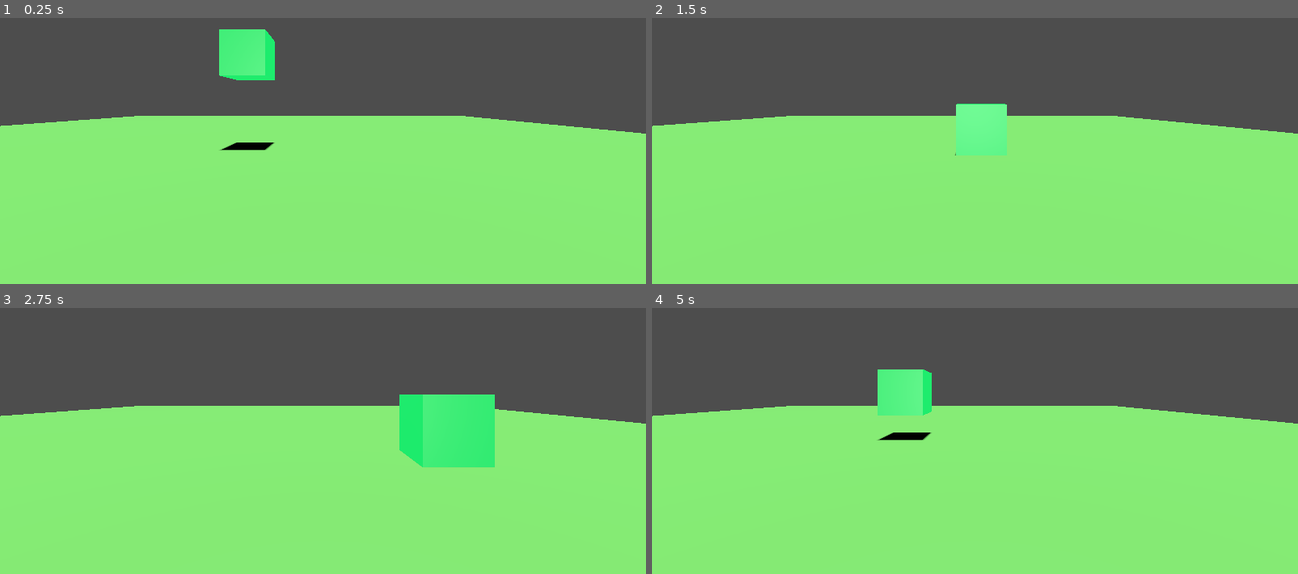
Above: before the commit, frames 1-4 (two rows, left to right).
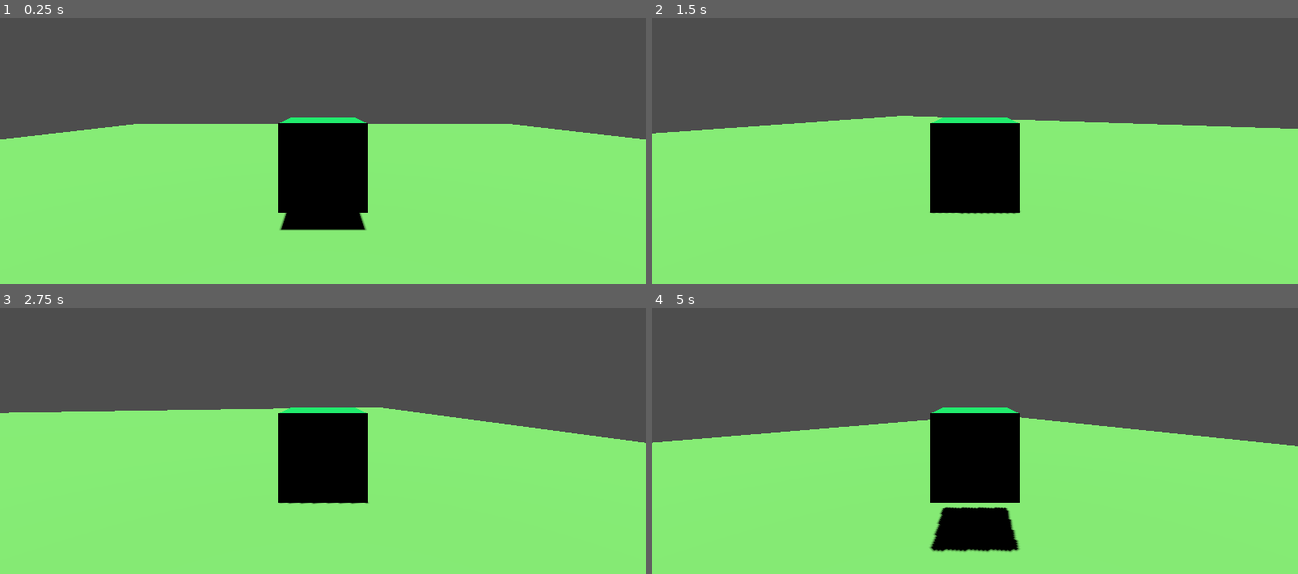
Above: after the commit, the same moments.

Repository: xcoderioslearn/test_3d_level
Game: Godot game, scene res://main.tscn
The game is run twice, just before and just after one commit, with the same random seed, the same clock (stepped at 60 frames per second) and the same inputs.
Inputs (mouse positions are in pixels of both pictures, inside the frame that each line leads up to):
- Up to frame 1 (0.25 s): no input
- Up to frame 2 (1.5 s): tap Enter (ui_accept) at 0.5, 0.77 s; move the mouse to (1117, 84) at 0.52 s; hold Right (ui_right) 0.53-1.28 s; click (1117, 84) at 0.67 s; move the mouse to (845, 121) at 1.27 s; hold Down (ui_down) from 1.28 s (still down); click (845, 121) at 1.42 s
- Up to frame 3 (2.75 s): tap Enter (ui_accept) at 1.52 s; move the mouse to (387, 313) at 2.02 s; release Down (ui_down) at 2.03 s; hold Right (ui_right) from 2.03 s (still down); click (387, 313) at 2.17 s
- Up to frame 4 (5 s): move the mouse to (942, 464) at 2.77 s; release Right (ui_right) at 2.78 s; hold Up (ui_up) 2.78-3.53 s; click (942, 464) at 2.92 s; tap Enter (ui_accept) at 3.02, 3.77, 4.52 s; move the mouse to (1168, 446) at 3.52 s; hold Left (ui_left) from 3.53 s (still down); click (1168, 446) at 3.67 s; tap Escape at 4.15 s; move the mouse to (781, 337) at 4.27 s; click (781, 337) at 4.42 s

The runs differ from the first frame. In frame 1, 10% of the frame differs, in the area x 0-100%, y 4-80%; in frame 2, 6.9%; in frame 3, 11%; in frame 4, 15%, in the area x 0-100%, y 23-92%.

Commit message:
Camera system with mouse rotation, Top Light only , WASD added in Input

Diff:
--- a/character.gd
+++ b/character.gd
@@ -1,9 +1,23 @@
 extends CharacterBody3D
-
 
 const SPEED = 5.0
 const JUMP_VELOCITY = 4.5
+const MOUSE_SENS = 0.002
+@onready var camera = $Camera3D
+var mouse_locked := true
 
+func _ready() -> void:
+	Input.set_mouse_mode(Input.MOUSE_MODE_CAPTURED)
+
+func _unhandled_input(event: InputEvent) -> void:
+	if event is InputEventKey and event.pressed and event.keycode == KEY_ESCAPE:
+		mouse_locked = false
+		Input.set_mouse_mode(Input.MOUSE_MODE_VISIBLE)
+	elif event is InputEventMouseButton and event.pressed and event.button_index == MOUSE_BUTTON_LEFT and not mouse_locked:
+		mouse_locked = true
+		Input.set_mouse_mode(Input.MOUSE_MODE_CAPTURED)
+	if mouse_locked and event is InputEventMouseMotion:
+		rotate_y(-event.relative.x * MOUSE_SENS)
 
 func _physics_process(delta: float) -> void:
 	if not is_on_floor():
@@ -12,7 +26,7 @@
 		velocity.y = JUMP_VELOCITY
 	var input_dir := Input.get_vector("ui_left", "ui_right", "ui_up", "ui_down")
 	var direction := (transform.basis * Vector3(input_dir.x, 0, input_dir.y)).normalized()
-	if direction:
+	if direction != Vector3.ZERO:
 		velocity.x = direction.x * SPEED
 		velocity.z = direction.z * SPEED
 	else:
--- a/main.tscn
+++ b/main.tscn
@@ -3,15 +3,15 @@
 [ext_resource type="PackedScene" uid="uid://bkkmjrsw8nhju" path="res://inhereted scenes/floor.tscn" id="1_ig7tw"]
 [ext_resource type="PackedScene" uid="uid://d3q1vhdth0gl3" path="res://character.tscn" id="2_0xm2m"]
 
-[node name="Node3D" type="Node3D"]
+[node name="TestLevel" type="Node3D"]
 
-[node name="floor" parent="." instance=ExtResource("1_ig7tw")]
+[node name="Floor" parent="." instance=ExtResource("1_ig7tw")]
 
 [node name="Character" parent="." instance=ExtResource("2_0xm2m")]
-transform = Transform3D(1, 0, 0, 0, 1, 0, 0, 0, 1, 0, 3.49864, 0)
+transform = Transform3D(1, 0, 0, 0, 1, 0, 0, 0, 1, 0, 0.661201, 0)
 
-[node name="Camera3D" type="Camera3D" parent="."]
-transform = Transform3D(1, 0, 0, 0, 1, 0, 0, 0, 1, 3.50093, 2.07459, 11.2821)
+[node name="Camera3D" type="Camera3D" parent="Character"]
+transform = Transform3D(1, 0, 0, 0, 1, 0, 0, 0, 1, 0, 2.5, 6.3)
 
 [node name="Lights" type="Node3D" parent="."]
 
@@ -21,15 +21,20 @@
 
 [node name="Bottom" type="DirectionalLight3D" parent="Lights"]
 transform = Transform3D(1, 0, 0, 0, -4.37114e-08, -1, 0, 1, -4.37114e-08, 0, -100, 0)
+visible = false
 
 [node name="NegativeZ" type="DirectionalLight3D" parent="Lights"]
 transform = Transform3D(1, 0, 0, 0, -1, 8.74228e-08, 0, -8.74228e-08, -1, 0, 0, -71.3)
+visible = false
 
 [node name="Z" type="DirectionalLight3D" parent="Lights"]
 transform = Transform3D(1, 0, 0, 0, 1, 0, 0, 0, 1, 0, 0, 70)
+visible = false
 
 [node name="NegativeX" type="DirectionalLight3D" parent="Lights"]
 transform = Transform3D(-4.37114e-08, 0, -1, 0, 1, 0, 1, 0, -4.37114e-08, -72.3, 0, 0)
+visible = false
 
 [node name="X" type="DirectionalLight3D" parent="Lights"]
 transform = Transform3D(-4.37114e-08, 0, 1, 0, 1, 0, -1, 0, -4.37114e-08, 72.3, 0, 0)
+visible = false
--- a/project.godot
+++ b/project.godot
@@ -14,3 +14,38 @@
 run/main_scene="uid://cvyibhgendbq4"
 config/features=PackedStringArray("4.4", "Forward Plus")
 config/icon="res://icon.svg"
+
+[input]
+
+ui_left={
+"deadzone": 0.5,
+"events": [Object(InputEventKey,"resource_local_to_scene":false,"resource_name":"","device":0,"window_id":0,"alt_pressed":false,"shift_pressed":false,"ctrl_pressed":false,"meta_pressed":false,"pressed":false,"keycode":4194319,"physical_keycode":0,"key_label":0,"unicode":0,"location":0,"echo":false,"script":null)
+, Object(InputEventJoypadButton,"resource_local_to_scene":false,"resource_name":"","device":0,"button_index":13,"pressure":0.0,"pressed":false,"script":null)
+, Object(InputEventJoypadMotion,"resource_local_to_scene":false,"resource_name":"","device":0,"axis":0,"axis_value":-1.0,"script":null)
+, Object(InputEventKey,"resource_local_to_scene":false,"resource_name":"","device":-1,"window_id":0,"alt_pressed":false,"shift_pressed":false,"ctrl_pressed":false,"meta_pressed":false,"pressed":false,"keycode":0,"physical_keycode":65,"key_label":0,"unicode":97,"location":0,"echo":false,"script":null)
+]
+}
+ui_right={
+"deadzone": 0.5,
+"events": [Object(InputEventKey,"resource_local_to_scene":false,"resource_name":"","device":0,"window_id":0,"alt_pressed":false,"shift_pressed":false,"ctrl_pressed":false,"meta_pressed":false,"pressed":false,"keycode":4194321,"physical_keycode":0,"key_label":0,"unicode":0,"location":0,"echo":false,"script":null)
+, Object(InputEventJoypadButton,"resource_local_to_scene":false,"resource_name":"","device":0,"button_index":14,"pressure":0.0,"pressed":false,"script":null)
+, Object(InputEventJoypadMotion,"resource_local_to_scene":false,"resource_name":"","device":0,"axis":0,"axis_value":1.0,"script":null)
+, Object(InputEventKey,"resource_local_to_scene":false,"resource_name":"","device":-1,"window_id":0,"alt_pressed":false,"shift_pressed":false,"ctrl_pressed":false,"meta_pressed":false,"pressed":false,"keycode":0,"physical_keycode":68,"key_label":0,"unicode":100,"location":0,"echo":false,"script":null)
+]
+}
+ui_up={
+"deadzone": 0.5,
+"events": [Object(InputEventKey,"resource_local_to_scene":false,"resource_name":"","device":0,"window_id":0,"alt_pressed":false,"shift_pressed":false,"ctrl_pressed":false,"meta_pressed":false,"pressed":false,"keycode":4194320,"physical_keycode":0,"key_label":0,"unicode":0,"location":0,"echo":false,"script":null)
+, Object(InputEventJoypadButton,"resource_local_to_scene":false,"resource_name":"","device":0,"button_index":11,"pressure":0.0,"pressed":false,"script":null)
+, Object(InputEventJoypadMotion,"resource_local_to_scene":false,"resource_name":"","device":0,"axis":1,"axis_value":-1.0,"script":null)
+, Object(InputEventKey,"resource_local_to_scene":false,"resource_name":"","device":-1,"window_id":0,"alt_pressed":false,"shift_pressed":false,"ctrl_pressed":false,"meta_pressed":false,"pressed":false,"keycode":0,"physical_keycode":87,"key_label":0,"unicode":119,"location":0,"echo":false,"script":null)
+]
+}
+ui_down={
+"deadzone": 0.5,
+"events": [Object(InputEventKey,"resource_local_to_scene":false,"resource_name":"","device":0,"window_id":0,"alt_pressed":false,"shift_pressed":false,"ctrl_pressed":false,"meta_pressed":false,"pressed":false,"keycode":4194322,"physical_keycode":0,"key_label":0,"unicode":0,"location":0,"echo":false,"script":null)
+, Object(InputEventJoypadButton,"resource_local_to_scene":false,"resource_name":"","device":0,"button_index":12,"pressure":0.0,"pressed":false,"script":null)
+, Object(InputEventJoypadMotion,"resource_local_to_scene":false,"resource_name":"","device":0,"axis":1,"axis_value":1.0,"script":null)
+, Object(InputEventKey,"resource_local_to_scene":false,"resource_name":"","device":-1,"window_id":0,"alt_pressed":false,"shift_pressed":false,"ctrl_pressed":false,"meta_pressed":false,"pressed":false,"keycode":0,"physical_keycode":83,"key_label":0,"unicode":115,"location":0,"echo":false,"script":null)
+]
+}
